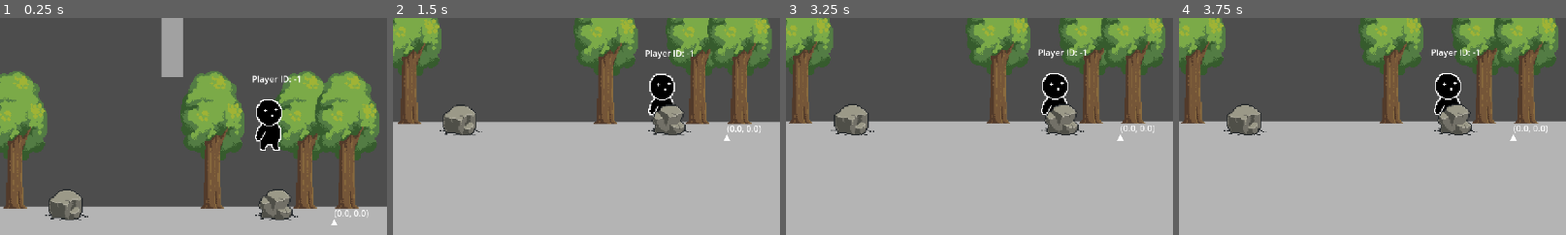
Above: before the commit, frames 1-4 (left to right).
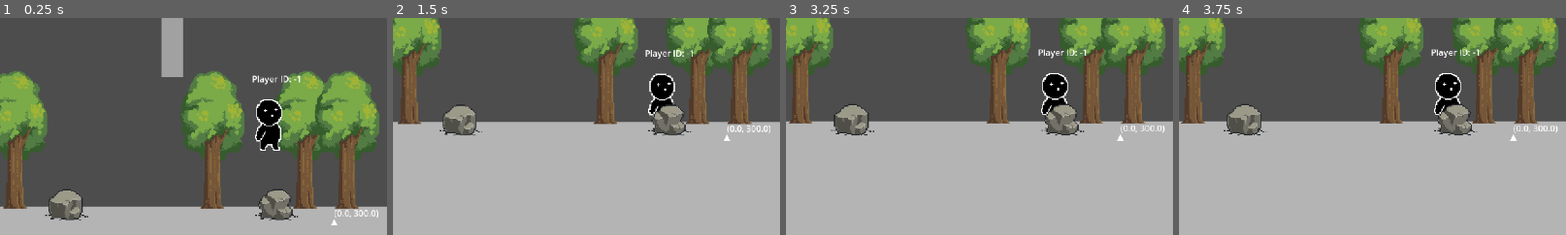
Above: after the commit, the same moments.

Repository: edendraug/Scraps-and-Scuffles
Game: Godot game, scene res://Resources/Levels/Scenes/Lvl_Whiteroom.tscn
The game is run twice, just before and just after one commit, with the same random seed, the same clock (stepped at 60 frames per second) and the same inputs. This scene is started directly instead of the project's main scene.
Inputs (mouse positions are % of the whole screen's width and height, from its top left):
- Up to frame 1 (0.25 s): no input
- Up to frame 2 (1.5 s): tap Enter at 0.5 s; move the mouse to (72, 45) at 0.52 s; hold D (move_right) from 0.53 s (still down); click (72, 45) at 0.6 s; tap Space (jump) at 0.77 s; move the mouse to (30, 55) at 1.27 s; tap ` (dev_key) at 1.35 s; click (30, 55) at 1.42 s
- Up to frame 3 (3.25 s): tap Space (jump) at 1.52, 2.75, 3.02 s; move the mouse to (60, 28) at 2.02 s; release D (move_right) at 2.03 s; hold A (move_left) 2.03-2.78 s; tap S (look_down) at 2.1 s; click (60, 28) at 2.17 s; move the mouse to (45, 70) at 2.77 s; hold D (move_right) from 2.78 s (still down); tap W (look_up) at 2.85 s; click (45, 70) at 2.92 s
- Up to frame 4 (3.75 s): keep holding D (move_right); move the mouse to (80, 65) at 3.52 s; tap R (rotate_building) at 3.6 s; click (80, 65) at 3.67 s
The pictures show only the part of the screen within x 15-65%, y 31-81%; the shares and areas given below are measured in that part.

The runs differ from the first frame. In frame 1, less than 0.1% of the frame differs, in the area x 91-98%, y 88-92%; in frame 2, less than 0.1%; in frame 3, less than 0.1%; in frame 4, less than 0.1%.

Commit message:
Match End Scene
Implemented the match end scene for end of match results. Only half baked, missing many features.

Diff:
--- a/Scenes/Menus/Level_Select_Lobby.tscn
+++ b/Scenes/Menus/Level_Select_Lobby.tscn
@@ -36,14 +36,17 @@
 [node name="CharacterDisplay" parent="Characters" instance=ExtResource("4_6ldb3")]
 position = Vector2(-320, -73)
 character_data = ExtResource("9_6ldb3")
+display_position = Vector2(-320, -73)
 
 [node name="CharacterDisplay2" parent="Characters" instance=ExtResource("4_6ldb3")]
 position = Vector2(-245, -73)
 character_data = ExtResource("8_6ldb3")
+display_position = Vector2(-245, -73)
 
 [node name="CharacterDisplay3" parent="Characters" instance=ExtResource("4_6ldb3")]
 position = Vector2(-167, -73)
 character_data = ExtResource("7_umf1q")
+display_position = Vector2(-167, -73)
 
 [node name="Portals" type="Node2D" parent="."]
 
--- /dev/null
+++ b/Scenes/Menus/Match_End.tscn
@@ -0,0 +1,62 @@
+[gd_scene load_steps=11 format=3 uid="uid://coc7lr6w6t6u2"]
+
+[ext_resource type="Script" uid="uid://d3cpghlca8b17" path="res://Scripts/Menus/Match End Scene/MatchEndScene.gd" id="1_qpeur"]
+[ext_resource type="PackedScene" uid="uid://bp0jj0vlhahwu" path="res://Scenes/Player/Player.tscn" id="2_jq67k"]
+[ext_resource type="PackedScene" uid="uid://dyagci8df48k6" path="res://Scenes/Menus/Character_Display.tscn" id="3_idht4"]
+[ext_resource type="PackedScene" uid="uid://p6omqbqflq8l" path="res://Scenes/Menus/Pedestal.tscn" id="3_n06vg"]
+[ext_resource type="Resource" uid="uid://bg0hawq6lmu2g" path="res://Resources/Characters/Test_Char.tres" id="4_n06vg"]
+[ext_resource type="Script" uid="uid://c8i63gapd0xv6" path="res://Resources/Characters/CharacterData.gd" id="4_waujt"]
+[ext_resource type="Resource" uid="uid://dxwisrs6wiwut" path="res://Resources/Characters/Builder.tres" id="5_xaulu"]
+[ext_resource type="Resource" uid="uid://bq6ykw276lnpu" path="res://Resources/Characters/Scrapbot.tres" id="7_xaulu"]
+[ext_resource type="PackedScene" uid="uid://x1fid803lxap" path="res://Tools/position_helper.tscn" id="9_dtmk4"]
+
+[sub_resource type="RectangleShape2D" id="RectangleShape2D_ga4gj"]
+size = Vector2(130, 126)
+
+[node name="MatchEndScene" type="Node2D" node_paths=PackedStringArray("spawn_positions", "exit_portal")]
+script = ExtResource("1_qpeur")
+player_scene = ExtResource("2_jq67k")
+pedestal_scene = ExtResource("3_n06vg")
+lobby_path = "res://Scenes/Menus/Level_Select_Lobby.tscn"
+spawn_positions = [NodePath("Spawn Nodes/Marker2D"), NodePath("Spawn Nodes/Marker2D2"), NodePath("Spawn Nodes/Marker2D3"), NodePath("Spawn Nodes/Marker2D4")]
+player_spawn_offset = Vector2(0, -106)
+units_per_point = 3.0
+exit_portal = NodePath("Area2D")
+use_debug_mode = true
+debug_character_data = Array[ExtResource("4_waujt")]([ExtResource("5_xaulu"), ExtResource("5_xaulu"), ExtResource("4_n06vg"), ExtResource("7_xaulu")])
+debug_scores = Array[int]([30, 150, 50, 10])
+metadata/_custom_type_script = "uid://d3cpghlca8b17"
+
+[node name="CharacterDisplay" parent="." instance=ExtResource("3_idht4")]
+visible = false
+position = Vector2(0, -118)
+character_data = ExtResource("4_n06vg")
+
+[node name="Spawn Nodes" type="Node2D" parent="."]
+
+[node name="Marker2D" type="Marker2D" parent="Spawn Nodes"]
+position = Vector2(-150, 0)
+
+[node name="Marker2D2" type="Marker2D" parent="Spawn Nodes"]
+position = Vector2(-50, 0)
+
+[node name="Marker2D3" type="Marker2D" parent="Spawn Nodes"]
+position = Vector2(50, 0)
+
+[node name="Marker2D4" type="Marker2D" parent="Spawn Nodes"]
+position = Vector2(150, 0)
+
+[node name="Area2D" type="Area2D" parent="."]
+position = Vector2(-442, 0)
+
+[node name="CollisionShape2D" type="CollisionShape2D" parent="Area2D"]
+position = Vector2(0, -63)
+shape = SubResource("RectangleShape2D_ga4gj")
+
+[node name="Camera2D" type="Camera2D" parent="."]
+position = Vector2(0, -407)
+scale = Vector2(0.160912, -0.095686)
+zoom = Vector2(0.6, 0.6)
+
+[node name="Position Helper" parent="." instance=ExtResource("9_dtmk4")]
+position = Vector2(0, -650)
--- /dev/null
+++ b/Scenes/Menus/Pedestal.tscn
@@ -0,0 +1,66 @@
+[gd_scene load_steps=8 format=3 uid="uid://p6omqbqflq8l"]
+
+[ext_resource type="Script" uid="uid://cy84rsqlvccul" path="res://Scripts/Menus/Match End Scene/Pedestal.gd" id="1_ujxwd"]
+[ext_resource type="Texture2D" uid="uid://2x6f5ac36vnd" path="res://Assets/Sprites/Scene Specific/Match End/Pedestal_Top.png" id="2_pa22o"]
+[ext_resource type="Texture2D" uid="uid://c6ray3bos7yic" path="res://Assets/Sprites/Scene Specific/Match End/Pedestal_Column.png" id="3_gliuv"]
+[ext_resource type="Texture2D" uid="uid://idmwpnieebd7" path="res://Assets/Sprites/Scene Specific/Match End/Pedestal_Bottom.png" id="4_gliuv"]
+[ext_resource type="PackedScene" uid="uid://x1fid803lxap" path="res://Tools/position_helper.tscn" id="5_3idwd"]
+
+[sub_resource type="RectangleShape2D" id="RectangleShape2D_gliuv"]
+size = Vector2(32, 7)
+
+[sub_resource type="RectangleShape2D" id="RectangleShape2D_3idwd"]
+size = Vector2(28, 18)
+
+[node name="Pedestal" type="Node2D" node_paths=PackedStringArray("player_name_label", "platform_top_sprite", "column_sprite", "base_sprite")]
+script = ExtResource("1_ujxwd")
+player_name_label = NodePath("CenterContainer/Label")
+platform_top_sprite = NodePath("Sprites Root/Top")
+column_sprite = NodePath("Sprites Root/Column")
+base_sprite = NodePath("Sprites Root/Base")
+metadata/_custom_type_script = "uid://cy84rsqlvccul"
+
+[node name="Sprites Root" type="Node2D" parent="."]
+scale = Vector2(2, 2)
+
+[node name="Top" type="Sprite2D" parent="Sprites Root"]
+position = Vector2(0, -28.5)
+texture = ExtResource("2_pa22o")
+
+[node name="Position Helper" parent="Sprites Root/Top" instance=ExtResource("5_3idwd")]
+position = Vector2(0, -1.5)
+scale = Vector2(0.5, 0.5)
+
+[node name="StaticBody2D" type="StaticBody2D" parent="Sprites Root/Top"]
+
+[node name="CollisionShape2D" type="CollisionShape2D" parent="Sprites Root/Top/StaticBody2D"]
+shape = SubResource("RectangleShape2D_gliuv")
+
+[node name="Column" type="Sprite2D" parent="Sprites Root"]
+position = Vector2(0, -7)
+texture = ExtResource("3_gliuv")
+centered = false
+offset = Vector2(-16, -18)
+
+[node name="StaticBody2D" type="StaticBody2D" parent="Sprites Root/Column"]
+
+[node name="CollisionShape2D" type="CollisionShape2D" parent="Sprites Root/Column/StaticBody2D"]
+position = Vector2(0, -9)
+shape = SubResource("RectangleShape2D_3idwd")
+
+[node name="Base" type="Sprite2D" parent="Sprites Root"]
+texture = ExtResource("4_gliuv")
+offset = Vector2(0, -3.5)
+
+[node name="CenterContainer" type="CenterContainer" parent="."]
+offset_top = -41.0
+offset_right = 40.0
+offset_bottom = -1.0
+use_top_left = true
+
+[node name="Label" type="Label" parent="CenterContainer"]
+layout_mode = 2
+size_flags_horizontal = 8
+size_flags_vertical = 0
+text = "Character Label"
+horizontal_alignment = 1
--- a/Scripts/Autoload/GameModeManager.gd
+++ b/Scripts/Autoload/GameModeManager.gd
@@ -34,7 +34,7 @@
 
 		# Checktime limit
 		if match_time_remaining <= 0:
-			#end_match_time_limit()
+			end_match_with_time_limit()
 			return
 
 	current_mode.update_mode(delta)
@@ -74,6 +74,11 @@
 		current_mode.end_mode()
 
 	match_ended.emit(winner_id)
+
+	# Transition to Match End Scene
+	await get_tree().create_timer(1.0).timeout # Brief pause before transition
+
+	get_tree().change_scene_to_file("res://Scenes/Menus/Match_End.tscn")
 
 func end_match_with_time_limit():
 	# Time ran out- find player with highest score
--- a/Scripts/Menus/Level Select Screen/CharacterDisplay.gd
+++ b/Scripts/Menus/Level Select Screen/CharacterDisplay.gd
@@ -1,7 +1,12 @@
+@tool
 extends Node2D
 class_name CharacterDisplay
 
-@export var character_data: CharacterData
+@export var character_data: CharacterData:
+	set(value):
+		character_data = value # Update the sprite when the resource changes
+		if is_inside_tree():
+			_update_sprite_display()
 @export var display_position: Vector2
 @export var player_scene: PackedScene # Assign Player.tscn here
 
@@ -29,6 +34,20 @@
 	display_sprite.position = Vector2.ZERO
 	display_sprite.scale = Vector2(2.0, 2.0)
 	add_child(display_sprite)
+
+func _update_sprite_display():
+	if display_sprite:
+		if character_data and character_data.icon_sprite:
+			display_sprite.texture = character_data.icon_sprite
+		else:
+			display_sprite.texture = null
+	else:
+		create_display_sprite()
+	#if display_sprite:
+		#display_sprite.queue_free()
+		#display_sprite = null
+	#
+	#create_display_sprite()
 
 func can_be_selected() -> bool:
 	return not is_selected
--- /dev/null
+++ b/Scripts/Menus/Match End Scene/MatchEndScene.gd
@@ -0,0 +1,272 @@
+extends Node2D
+class_name MatchEndScene
+
+@export var player_scene: PackedScene
+@export var pedestal_scene: PackedScene
+@export var lobby_path: String
+
+@export_group("Spawn Settings")
+@export var spawn_positions: Array[Marker2D] # Where to spawn players/pedestals
+@export var player_spawn_offset: Vector2 = Vector2(0, -50) # Offset player above pedestal
+
+@export_group("Animation Settings")
+@export var initial_pause_duration: float = 1.0
+@export var rise_duration: float = 4.0
+@export var units_per_point: float = 10.0 # Height growth per score point
+
+@export_group("Exit Portal")
+@export var exit_portal: Area2D # The areaplayers enter to return to lobby
+@export var exit_hold_duration: float = 3.0
+
+@export_group("Debug Mode")
+@export var use_debug_mode: bool = false
+@export var debug_player_count: int = 4
+@export var debug_character_data: Array[CharacterData] = [] # Assign characters in inspector
+@export var debug_scores :Array[int] = [100, 75, 50, 25] # Scores for each player
+
+# Runtime data
+var player_instances: Array[Node2D] = []
+var pedestal_instances: Array[Node2D] = []
+var player_scores: Dictionary = {} # player_id -> score
+var player_characters: Dictionary = {} # player_id -> CharacterData
+
+var exit_timer: float = 0.0
+var someone_in_exit: bool = false
+
+func _ready() -> void:
+	# Get match results from GameModeManager
+	fetch_match_results()
+
+	# Spawn pedestals and players
+	spawn_all()
+
+	# Start the sequence
+	await get_tree().create_timer(initial_pause_duration).timeout
+	animate_pedestals()
+
+func _process(delta: float) -> void:
+	# Check exit portal
+	if exit_portal and someone_in_exit:
+		exit_timer += delta
+
+		#TODO: Update UI showing progress (e.g. "Returning to lobby in 2 seconds...")
+
+		if exit_timer >= exit_hold_duration:
+			return_to_lobby()
+
+func fetch_match_results():
+	if use_debug_mode:
+		# Use debug data instead of real match results
+		print("=== DEBUG MODE ACTIVE ===")
+
+		for i in range(debug_player_count):
+			var player_id = i
+
+			# Join player if not already joined
+			if not GameSettings.is_player_joined(player_id):
+				GameSettings.join_player(player_id, -1) # -1 = keyboard/mouse
+			# Get score
+			if i < debug_scores.size():
+				player_scores[player_id] = debug_scores[i]
+			else:
+				player_scores[player_id] = 0
+
+			# Get character data
+			if i < debug_character_data.size() and debug_character_data[i]:
+				player_characters[player_id] = debug_character_data[i]
+				# Also set in GameSettings so sprite swapping works
+				GameSettings.set_player_character(player_id, debug_character_data[i])
+			else:
+				# Create dummy character data if none provided
+				var dummy_char = CharacterData.new()
+				dummy_char.character_name = "Debug Player " + str(i + 1)
+				player_characters[player_id] = dummy_char
+				GameSettings.set_player_character(player_id, dummy_char)
+
+		print("Debug Scores: ", player_scores)
+		return
+
+	# Normal mode- get real match results
+	# Get final scores from GameModeManager
+	if GameModeManager and GameModeManager.current_mode:
+		player_scores = GameModeManager.current_mode.player_scores.duplicate()
+
+	# Get character data from GameSettings
+	for player_id in GameSettings.get_joined_player_ids():
+		var character = GameSettings.get_player_character(player_id)
+		if character:
+			player_characters[player_id] = character
+
+	print("Match End - Scores: ", player_scores)
+
+func spawn_all():
+	var player_ids_to_spawn: Array[int] = []
+
+	if use_debug_mode:
+		# In debug mode, spawn based on debug_player_count
+		for i in range(debug_player_count):
+			player_ids_to_spawn.append(i)
+	else:
+		# Normal mode - use actual joined players
+		player_ids_to_spawn = GameSettings.get_joined_player_ids()
+
+	for i in range(player_ids_to_spawn.size()):
+		if i >= spawn_positions.size():
+			push_warning("Not enough spawn positions for all players!")
+			break
+
+		var player_id = player_ids_to_spawn[i]
+		var spawn_pos = spawn_positions[i].global_position
+
+		# Spawn pedestal
+		spawn_pedestal(player_id, spawn_pos, i)
+
+		# Spawn player
+		spawn_player(player_id, spawn_pos + player_spawn_offset, i)
+
+func spawn_pedestal(player_id: int, position: Vector2, index:int):
+	if not pedestal_scene:
+		push_error("No pedestal scene assigned!")
+		return
+
+	var pedestal = pedestal_scene.instantiate()
+	add_child(pedestal)
+	pedestal.global_position = position
+
+	# Initialize pedestal (if it has a script with setup method)
+	if pedestal.has_method("setup"):
+		var character_name = ""
+		if player_characters.has(player_id):
+			character_name = player_characters[player_id].character_name
+
+		pedestal.setup(player_id, character_name)
+
+	pedestal_instances.append(pedestal)
+
+func spawn_player(player_id: int, position: Vector2, index: int):
+	if not player_scene:
+		push_error("No player scene assigned!")
+		return
+
+	var player = player_scene.instantiate()
+	add_child(player)
+	player.global_position = position
+
+	# Setup player
+	player.player_id = player_id
+
+	# Swap sprite sheet
+	var character_data = player_characters.get(player_id)
+	if character_data and player.has_node("SpriteManager"):
+		var sprite_manager = player.get_node("SpriteManager")
+		if sprite_manager.has_method("set_sprite_sheet"):
+			sprite_manager.set_sprite_sheet(character_data.sprite_sheet)
+
+	# Disabled controls initially
+	player.set_physics_process(false)
+	player.set_process(false)
+
+	# Add to group
+	player.add_to_group("Players")
+
+	player_instances.append(player)
+	print("Spawned Player ", player_id, " at podium position ", index, " with score of ", player_scores[index])
+
+func animate_pedestals():
+	print("Animating pedestals based on scores...")
+
+	# Get player IDs (either debug or real
+	var player_ids_list: Array[int] = []
+	if use_debug_mode:
+		for i in range(debug_player_count):
+			player_ids_list.append(i)
+	else:
+		player_ids_list = GameSettings.get_joined_player_ids()
+
+	# Create one tween for all pedestels to animate simultaneously
+	var master_tween = create_tween()
+	master_tween.set_trans(Tween.TRANS_CUBIC)
+	master_tween.set_ease(Tween.EASE_OUT)
+	master_tween.set_parallel(true) # Make all animations parallel by default
+
+	# Add all pedestal animations to the same tween
+	for i in range(pedestal_instances.size()):
+		var pedestal = pedestal_instances[i]
+
+		if i >= player_ids_list.size():
+			continue
+
+		var player_id = player_ids_list[i]
+		var score = player_scores.get(player_id, 0)
+		var height_increase = score * units_per_point
+
+		# Get the pedestal's growable column (must have this node!
+		if not pedestal.has_method("grow_to_height_parallel"):
+			push_error("Pedestal must have grow_to_height_parallel() method!")
+			continue
+
+		# Tell pedestal to grow (it will add its tweens to our master tween)
+		pedestal.grow_to_height_parallel(height_increase, rise_duration, master_tween)
+
+		# Animate player to follow pedestal
+		var player = player_instances[i]
+		var player_target = player.global_position + Vector2(0, -height_increase * 2)
+		master_tween.tween_property(player, "global_position", player_target, rise_duration)
+
+		print("Player ", player_id, " - Score: ", score, " - Height increase ", height_increase)
+
+	# Wait for all animations to complete
+	await get_tree().create_timer(rise_duration).timeout
+
+	# Enable player controls after animation
+	enable_all_player_controls()
+
+	# Setup exit portal
+	setup_exit_portal()
+
+func enable_all_player_controls():
+	print("Enabling player controls - players can move around!")
+
+	for player in player_instances:
+		player.set_physics_process(true)
+		player.set_process(true)
+
+func setup_exit_portal():
+	if not exit_portal:
+		push_warning("No exit portal assigned!")
+		return
+
+	# Connect portal signals
+	if not exit_portal.body_entered.is_connected(_on_exit_portal_entered):
+		exit_portal.body_entered.connect(_on_exit_portal_entered)
+	if not exit_portal.body_exited.is_connected(_on_exit_portal_exited):
+		exit_portal.body_exited.connect(_on_exit_portal_exited)
+
+	print("Exit portal ready - any player can enter to return to lobby")
+
+func _on_exit_portal_entered(body: Node2D):
+	if body.is_in_group("Players"):
+		someone_in_exit = true
+		exit_timer = 0.0
+		print("Player entered exit portal - hold for ", exit_hold_duration, " seconds")
+
+func _on_exit_portal_exited(body: Node2D):
+	if body.is_in_group("Players"):
+		# Check if anyone else is still in the portal
+		var players_in_portal = 0
+		for area_body in exit_portal.get_overlapping_bodies():
+			if area_body.is_in_group("Players"):
+				players_in_portal += 1
+
+		if players_in_portal == 0:
+			someone_in_exit = false
+			exit_timer = 0.0
+			print("No players in exit portal - timer reset")
+
+func return_to_lobby():
+	print("Returning to Level Select Lobby...")
+
+	# Clear player data ("They'll rejoin in lobby
+	# Don't clear character selections though
+
+	get_tree().change_scene_to_file(lobby_path)
--- /dev/null
+++ b/Scripts/Menus/Match End Scene/Pedestal.gd
@@ -0,0 +1,104 @@
+extends Node2D
+class_name Pedestal
+
+@export var player_name_label: Label
+@export var platform_top_sprite: Sprite2D # The top platform that stays fixed
+@export var column_sprite: Sprite2D # The stretchable middle part (have region enabled)
+@export var base_sprite: Sprite2D # Optional bottom platform that stays fixed
+
+@export var initial_column_height: float = 32.0 # Starting height of column
+
+var player_id: int = -1
+var character_name: String = ""
+
+func _ready() -> void:
+	# Store initial column height if not set
+	if column_sprite and not column_sprite.region_enabled:
+		push_warning("Pedestal column_sprite should have 'Region Enabled' for proper stretching!")
+
+func setup(pid: int, char_name: String):
+	player_id = pid
+	character_name = char_name
+
+	# Update label
+	if player_name_label:
+		if character_name.is_empty():
+			player_name_label.text = "Player " + str(player_id + 1)
+		else:
+			player_name_label.text = character_name
+
+	print("Pedestal setup for Player ", player_id, " (", character_name, ")")
+
+func grow_to_height(height_increase: float, duration: float) -> Tween:
+	print("=== GROW TO HEIGHT CALLED ===")
+	print("  Height increase: ", height_increase)
+	print("  Duration: ", duration)
+	print("  Column sprite: ", column_sprite)
+
+	var tween = create_tween()
+	tween.set_trans(Tween.TRANS_CUBIC)
+	tween.set_ease(Tween.EASE_OUT)
+
+	# Get initial column height
+	if column_sprite and column_sprite.texture:
+		var initial_height = column_sprite.texture.get_height()
+		var new_total_height = (initial_height + height_increase)
+		var scale_factor = new_total_height / initial_height
+
+		print("  Initial height: ", initial_height)
+		print("  New total height: ", new_total_height)
+		print("  Scale factor: ", scale_factor)
+
+		# Scale column
+		var scale_tween = tween.tween_property(column_sprite, "scale:y", scale_factor, duration)
+		scale_tween.finished.connect(func(): print("  Column scale tween finished! Final scale.y: ", column_sprite.scale.y))
+
+		# If centered, we need to move the sprite up as it scales to keep bottom anchored
+		if column_sprite.centered:
+			# Calculate how much the center moves up when scaling
+			var center_offset = height_increase / 2.0
+			var new_y_pos = column_sprite.position.y - center_offset
+			tween.parallel().tween_property(column_sprite, "position:y", new_y_pos, duration)
+			print("  Moving column center from ", column_sprite.position.y, " to ", new_y_pos)
+	else:
+		print("  ERROR: No column sprite or texture!")
+
+	# Move platform top sprite upward
+	if platform_top_sprite:
+		var top_target = platform_top_sprite.position + Vector2(0, -height_increase)
+		print("  Moving top from ", platform_top_sprite.position, " to ", top_target)
+		tween.parallel().tween_property(platform_top_sprite, "position", top_target, duration)
+
+	# Move label upward
+	if player_name_label:
+		var label_target = player_name_label.position + Vector2(0, -height_increase * 2)
+		tween.parallel().tween_property(player_name_label, "position", label_target, duration)
+
+	return tween
+
+# Alternative method for parallel animation - adds to existing tween
+func grow_to_height_parallel(height_increase: float, duration: float, tween: Tween):
+	# Get initial column height
+	if column_sprite and column_sprite.texture:
+		var initial_height = column_sprite.texture.get_height()
+		var new_total_height = initial_height + height_increase
+		var scale_factor = new_total_height / initial_height
+
+		# Scale column (tween is already in parallel mode)
+		tween.tween_property(column_sprite, "scale:y", scale_factor, duration)
+
+		# If centered, move the sprite up as it scales
+		if column_sprite.centered:
+			var center_offset = height_increase / 2.0
+			var new_y_pos = column_sprite.position.y - center_offset
+			tween.tween_property(column_sprite, "position:y", new_y_pos, duration)
+
+	# Move platform top sprite upward
+	if platform_top_sprite:
+		var top_target = platform_top_sprite.position + Vector2(0, -height_increase)
+		tween.tween_property(platform_top_sprite, "position", top_target, duration)
+
+	# Move label upward
+	if player_name_label:
+		var label_target = player_name_label.position + Vector2(0, -height_increase * 2)
+		tween.tween_property(player_name_label, "position", label_target, duration)
--- a/Tools/position_helper.gd
+++ b/Tools/position_helper.gd
@@ -4,5 +4,5 @@
 @onready var label = $Label
 
 func _process(delta: float) -> void:
-	if Engine.is_editor_hint():
-		label.text = str(Vector2(snappedf(global_position.x, 0.5), snappedf(global_position.y, 0.5)))
+	#if Engine.is_editor_hint():
+	label.text = str(Vector2(snappedf(global_position.x, 0.5), snappedf(global_position.y, 0.5)))
Binary file added: Assets/Sprites/Scene Specific/Match End/Pedestal.png
Not shown, added: Assets/Sprites/Scene Specific/Match End/Pedestal.png.import
Binary file added: Assets/Sprites/Scene Specific/Match End/Pedestal_Bottom.png
Not shown, added: Assets/Sprites/Scene Specific/Match End/Pedestal_Bottom.png.import
Binary file added: Assets/Sprites/Scene Specific/Match End/Pedestal_Column.png
Not shown, added: Assets/Sprites/Scene Specific/Match End/Pedestal_Column.png.import
Binary file added: Assets/Sprites/Scene Specific/Match End/Pedestal_Top.png
Not shown, added: Assets/Sprites/Scene Specific/Match End/Pedestal_Top.png.import
Not shown, added: Scripts/Menus/Match End Scene/MatchEndScene.gd.uid
Not shown, added: Scripts/Menus/Match End Scene/Pedestal.gd.uid
